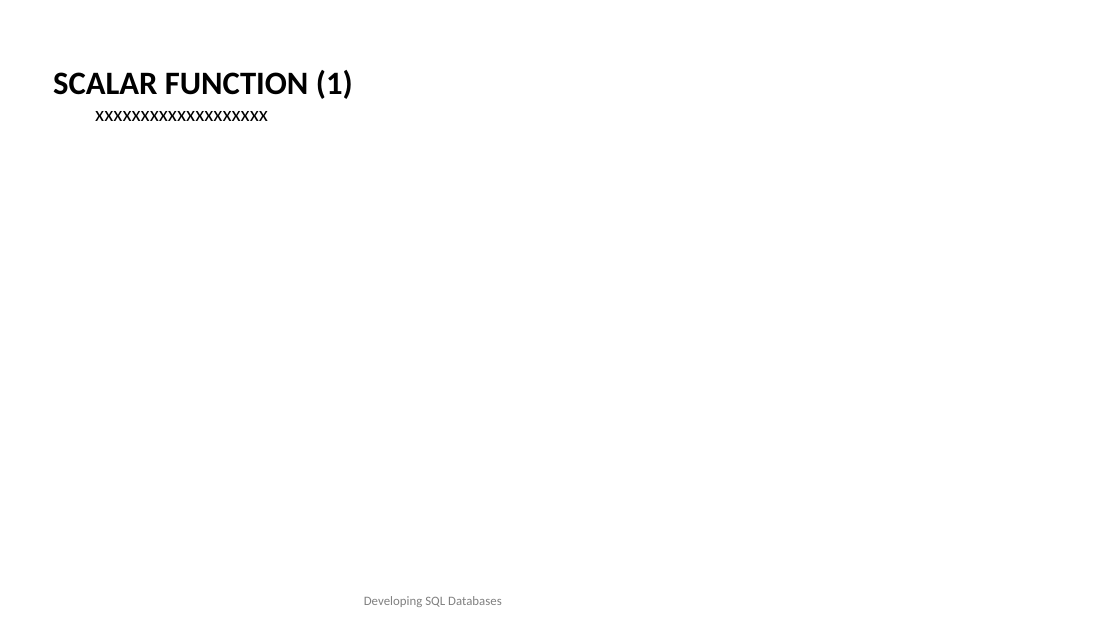
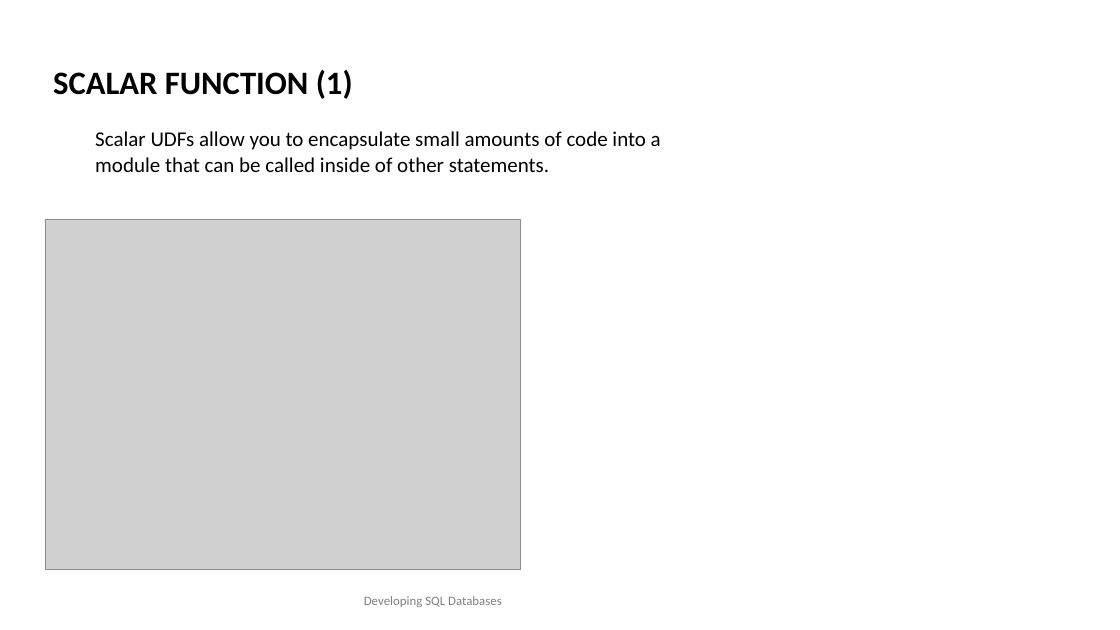
Before and after one commit to TKostyrka/70762DevSQLDB, a slide deck: slide 5 of DEVSQL_16_UDF/DEVSQL_16_UDF.pptx. Drawn at 1120x630 pixels with LibreOffice and Linux fonts; fonts in the diff are those of the drawing; grey boxes stand for pictures. Boxes give left, top, right and bottom in pixels: in the first picture for what was removed or moved away, otherwise in the second. Text is boxed around its words. In the diff, an @@ line names an element or a change of style, - is before the commit and + after.

```diff
--- a/DEVSQL_16_UDF/DEVSQL_16_UDF.pptx
+++ b/DEVSQL_16_UDF/DEVSQL_16_UDF.pptx
@@ text at (95,131,661,172): text changed @@
-  xxxxxxxxxxxxxxxxxxx
+  Scalar UDFs allow you to encapsulate small amounts of code into a module that can be called inside of other statements.
@@ picture added at (45,219,521,570) @@
```
Also in this commit, not shown: 2 other slides changed, 3 slides added, 3 other files.
